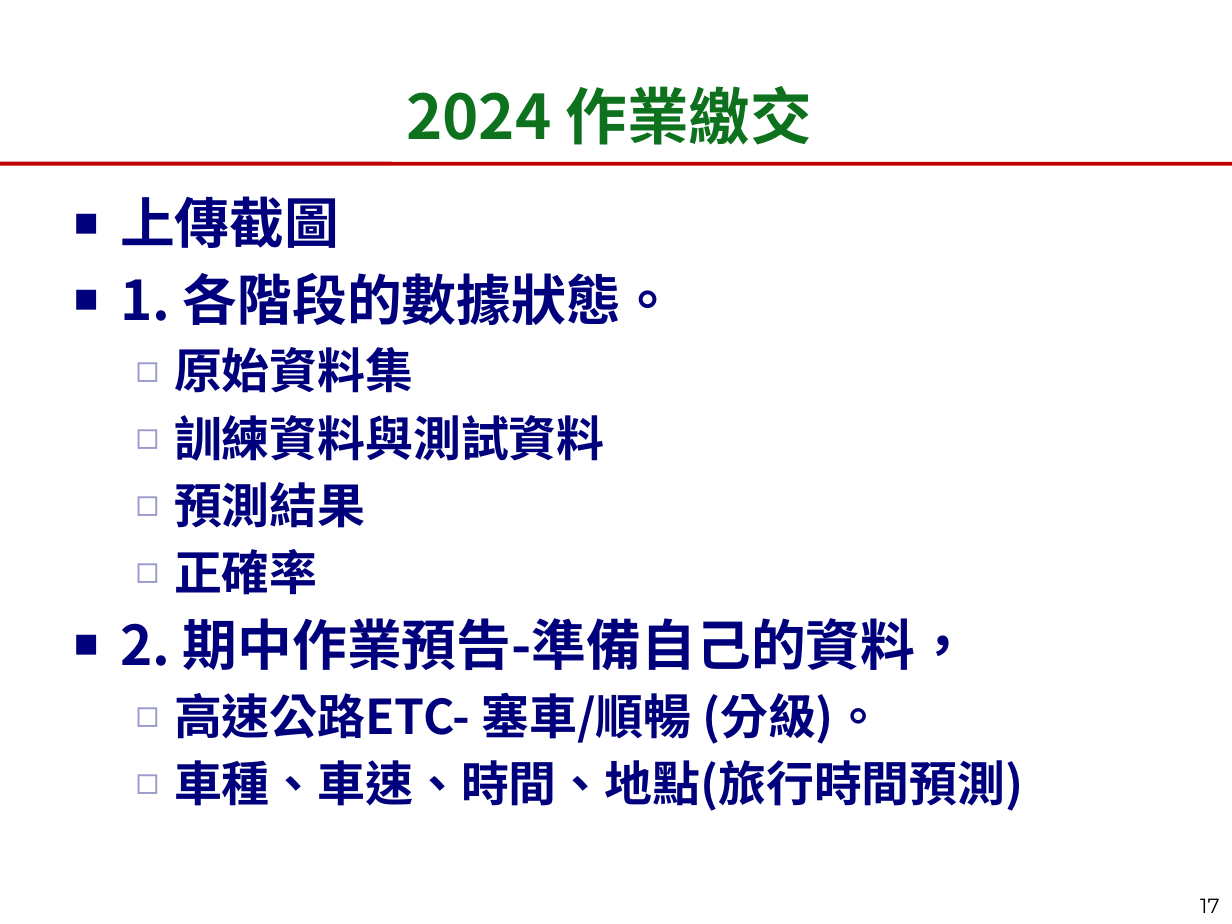
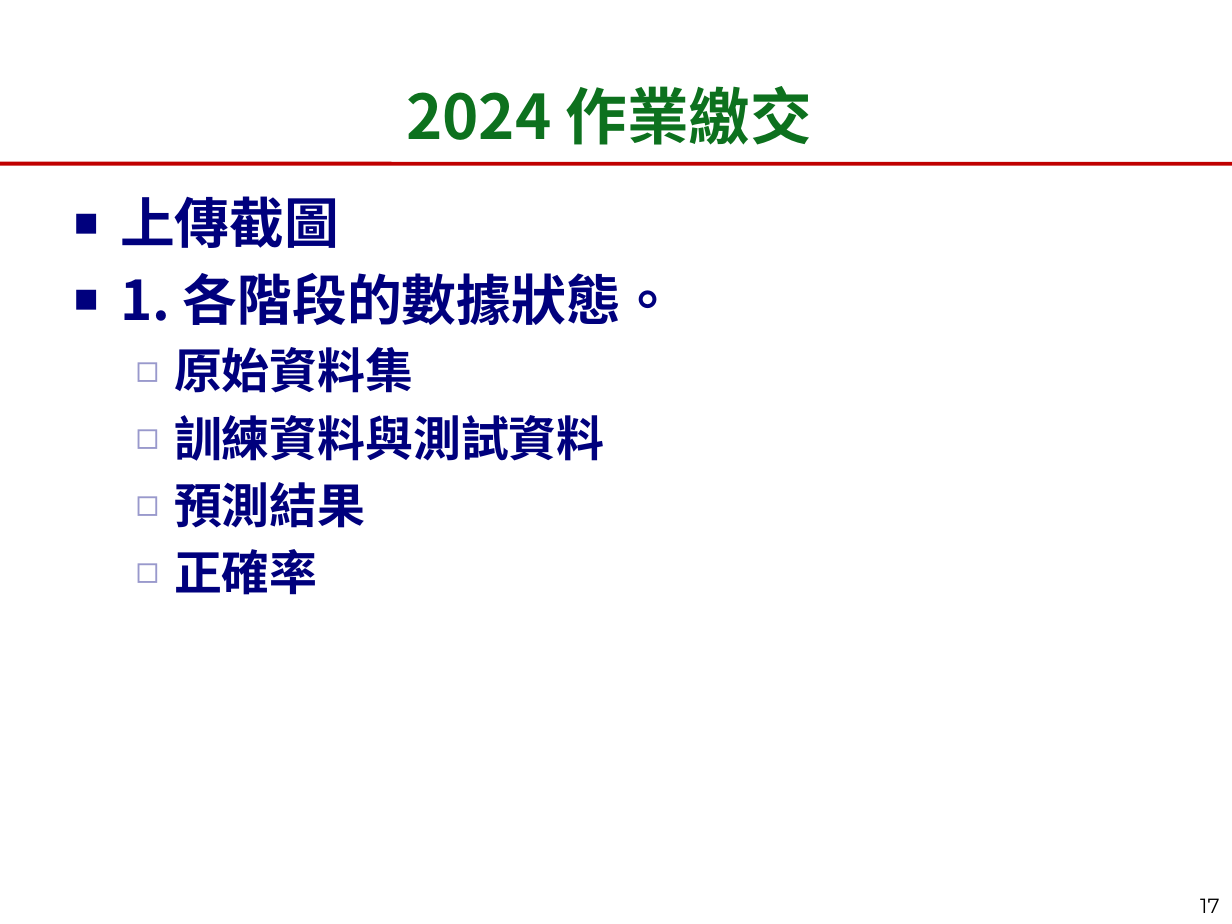
Before and after one commit to chengtaoyang/cycu_ai2024_ctyang, a slide deck: slide 17 of 20240423/day9_2024_AIML_About_AIML.pptx. Drawn at 1232x924 pixels with LibreOffice and Linux fonts; fonts in the diff are those of the drawing; background and template pictures are left out. Boxes give left, top, right and bottom in pixels: in the first picture for what was removed or moved away, otherwise in the second. Text is boxed around its words. In the diff, an @@ line names an element or a change of style, - is before the commit and + after.

```diff
--- a/20240423/day9_2024_AIML_About_AIML.pptx
+++ b/20240423/day9_2024_AIML_About_AIML.pptx
@@ text at box(120, 618, 1024, 811): paragraphs removed @@
-■ 2. 期中作業預告-準備自己的資料，
-  ◻ 高速公路ETC- 塞車/順暢 (分級)。
-  ◻ 車種、車速、時間、地點(旅行時間預測)
```
Also in this commit, not shown: 1 slide added.
